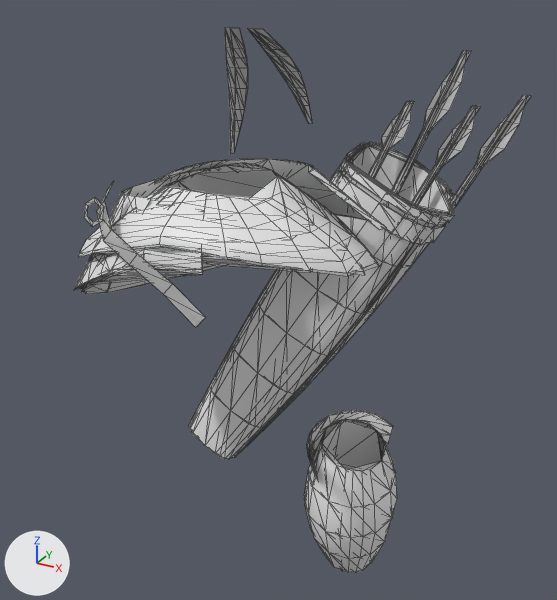
What one commit did to the glTF model assets/river_gate/figures/field_garments.gltf.
The view is the same before and after, from a camera (50 mm lens) standing at (0.59, -0.9, 1.725) and looking at (0.037, 0.105, 1.222). Lighting does not change. The marker at lower left points along +X, +Y and +Z. The first picture is the older version. Mesh edges are drawn as thin lines. Vertices at exactly the same position are counted once.

Objects in the first picture: 'ArcherCloseTrim', 'ArcherLineTrim', 'ArcherRankTrim', 'GuardCloseTrim', 'GuardLineTrim', 'GuardRankTrim', 'LevyCloseTrim', 'LevyRankTrim', 'OfficerCloseTrim', 'OfficerLineTrim', 'OfficerRankTrim', 'PlayerRankTrim', 'RegularLineTrim' and 3 more.
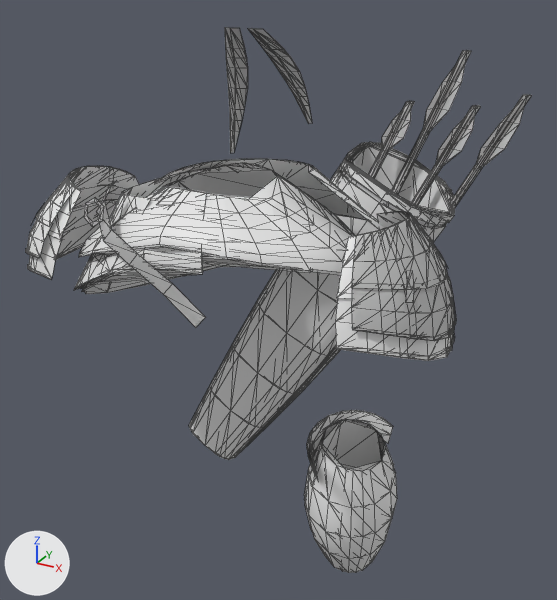
Where the change shows, as pixel boxes (x1, y1, x2, y2) in the pictures (557 x 600 px):
'GuardCloseTrim', reshaped (43% wider, 75% taller)
    before: (79, 163, 378, 276)
    after: (27, 163, 455, 361)
'OfficerCloseTrim', reshaped (43% wider, 35% taller)
    before: (83, 159, 385, 294)
    after: (25, 159, 456, 341)
'GuardRankTrim', reshaped
    before: (92, 170, 325, 273)
    after: (28, 167, 452, 359)
'OfficerRankTrim', reshaped (59% wider, 35% taller)
    before: (90, 159, 358, 293)
    after: (26, 159, 453, 340)
'GuardLineTrim', reshaped (55% wider, 73% taller)
    before: (93, 165, 365, 275)
    after: (29, 165, 452, 356)
'PlayerCloseTrim', reshaped (not visible before)
    after: (84, 181, 456, 333)
'OfficerLineTrim', reshaped (50% wider, 33% taller)
    before: (82, 159, 368, 293)
    after: (25, 159, 454, 337)
'RegularLineTrim', reshaped
    before: (80, 186, 207, 289)
    after: (80, 186, 452, 311)
part 1 of me_guardclosetrim, added
    after: (27, 166, 455, 361)
part 2 of me_officerclosetrim, added
    after: (25, 166, 126, 258)
part 3 of me_officerclosetrim, added
    after: (351, 211, 456, 341)
part 4 of me_playerclosetrim, added
    after: (449, 302, 455, 329)
part 5 of me_regularlinetrim, added
    after: (405, 271, 414, 303)
part 6 of me_guardlinetrim, added
    after: (29, 166, 452, 356)
part 7 of me_officerlinetrim, added
    after: (25, 166, 128, 253)
part 8 of me_officerlinetrim, added
    after: (359, 211, 454, 337)
part 9 of me_guardranktrim, added
    after: (68, 167, 139, 209)
part 10 of me_guardranktrim, added
    after: (55, 200, 117, 260)
part 11 of me_guardranktrim, added
    after: (352, 211, 409, 237)
part 12 of me_guardranktrim, added
    after: (405, 338, 410, 355)
part 13 of me_officerranktrim, added
    after: (38, 166, 126, 213)
part 14 of me_officerranktrim, added
    after: (363, 212, 409, 277)
part 15 of me_officerranktrim, added
    after: (411, 299, 418, 336)
'PlayerRankTrim', unchanged, covered by the edit
    before: (84, 181, 206, 328)

What changed in the scene script:
```text
Change me_guardclosetrim:
    remove me_guardclosetrim.from_pydata(...)  # 77 vertices, 120 faces; spans x -0.244..0.223, y -0.158..0.192, z 1.276..1.445
    add me_guardclosetrim.from_pydata(...)  # 261 vertices, 316 faces; spans x -0.352..0.352, y -0.158..0.192, z 1.252..1.445
    me_guardclosetrim part 1
    184 vertices are added at x -0.352..0.352, y -0.112..0.11, z 1.252..1.422
    196 new faces join them
Change me_officerclosetrim:
    remove me_officerclosetrim.from_pydata(...)  # 99 vertices, 140 faces; spans x -0.249..0.228, y -0.158..0.211, z 1.203..1.457
    add me_officerclosetrim.from_pydata(...)  # 283 vertices, 336 faces; spans x -0.352..0.352, y -0.158..0.211, z 1.203..1.457
    me_officerclosetrim part 2: 92 vertices added at x -0.352..-0.222, y -0.112..0.111, z 1.28..1.422
    me_officerclosetrim part 3: 92 vertices added at x 0.222..0.352, y -0.112..0.111, z 1.28..1.422
Change me_playerclosetrim:
    remove me_playerclosetrim.from_pydata(...)  # 24 vertices, 22 faces; spans x -0.129..0.095, y -0.186..-0.094, z 1.305..1.447
    add me_playerclosetrim.from_pydata(...)  # 116 vertices, 120 faces; spans x -0.129..0.352, y -0.186..0.111, z 1.28..1.447
    me_playerclosetrim part 4: a new loose piece of 30 vertices spanning x 0.23..0.351, y -0.11..0.109, z 1.28..1.364
    other edits to the shape of me_playerclosetrim do not show in these pictures
Change me_regularlinetrim:
    remove me_regularlinetrim.from_pydata(...)  # 35 vertices, 48 faces; spans x -0.25..0.103, y -0.151..0.19, z 1.213..1.444
    add me_regularlinetrim.from_pydata(...)  # 103 vertices, 116 faces; spans x -0.25..0.352, y -0.151..0.19, z 1.213..1.444
    me_regularlinetrim part 5: 6 vertices added at x 0.301..0.318, y -0.073..-0.041, z 1.343..1.375
    other edits to the shape of me_regularlinetrim do not show in these pictures
Change me_guardlinetrim:
    remove me_guardlinetrim.from_pydata(...)  # 35 vertices, 48 faces; spans x -0.251..0.231, y -0.142..0.174, z 1.281..1.441
    add me_guardlinetrim.from_pydata(...)  # 171 vertices, 184 faces; spans x -0.352..0.352, y -0.142..0.174, z 1.252..1.441
    me_guardlinetrim part 6
    136 vertices are added at x -0.352..0.352, y -0.112..0.107, z 1.252..1.422
    136 new faces join them
Change me_officerlinetrim:
    remove me_officerlinetrim.from_pydata(...)  # 49 vertices, 60 faces; spans x -0.249..0.228, y -0.151..0.211, z 1.207..1.457
    add me_officerlinetrim.from_pydata(...)  # 185 vertices, 196 faces; spans x -0.352..0.352, y -0.151..0.211, z 1.207..1.457
    me_officerlinetrim part 7: 68 vertices added at x -0.352..-0.222, y -0.112..0.111, z 1.28..1.422
    me_officerlinetrim part 8: 68 vertices added at x 0.222..0.352, y -0.112..0.111, z 1.28..1.422
Change me_guardranktrim:
    remove me_guardranktrim.from_pydata(...)  # 20 vertices, 24 faces; spans x -0.216..0.189, y -0.134..0.174, z 1.277..1.441
    add me_guardranktrim.from_pydata(...)  # 100 vertices, 104 faces; spans x -0.352..0.352, y -0.134..0.174, z 1.252..1.441
    me_guardranktrim part 9: a new loose piece of 15 vertices spanning x -0.333..-0.211, y -0.094..0.102, z 1.334..1.422
    me_guardranktrim part 10: a new loose piece of 15 vertices spanning x -0.35..-0.212, y -0.111..0.105, z 1.252..1.35
    me_guardranktrim part 11: a new loose piece of 15 vertices spanning x 0.211..0.333, y -0.094..0.102, z 1.334..1.422
    me_guardranktrim part 12: a new loose piece of 15 vertices spanning x 0.212..0.35, y -0.111..0.105, z 1.252..1.35
    other edits to the shape of me_guardranktrim do not show in these pictures
Change me_officerranktrim:
    remove me_officerranktrim.from_pydata(...)  # 30 vertices, 32 faces; spans x -0.249..0.228, y -0.151..0.211, z 1.207..1.457
    add me_officerranktrim.from_pydata(...)  # 110 vertices, 112 faces; spans x -0.352..0.352, y -0.151..0.211, z 1.207..1.457
    me_officerranktrim part 13: a new loose piece of 15 vertices spanning x -0.333..-0.222, y -0.093..0.105, z 1.348..1.422
    me_officerranktrim part 14: a new loose piece of 15 vertices spanning x 0.222..0.333, y -0.093..0.105, z 1.348..1.422
    me_officerranktrim part 15: a new loose piece of 15 vertices spanning x 0.23..0.35, y -0.11..0.109, z 1.28..1.363
    other edits to the shape of me_officerranktrim do not show in these pictures
```
